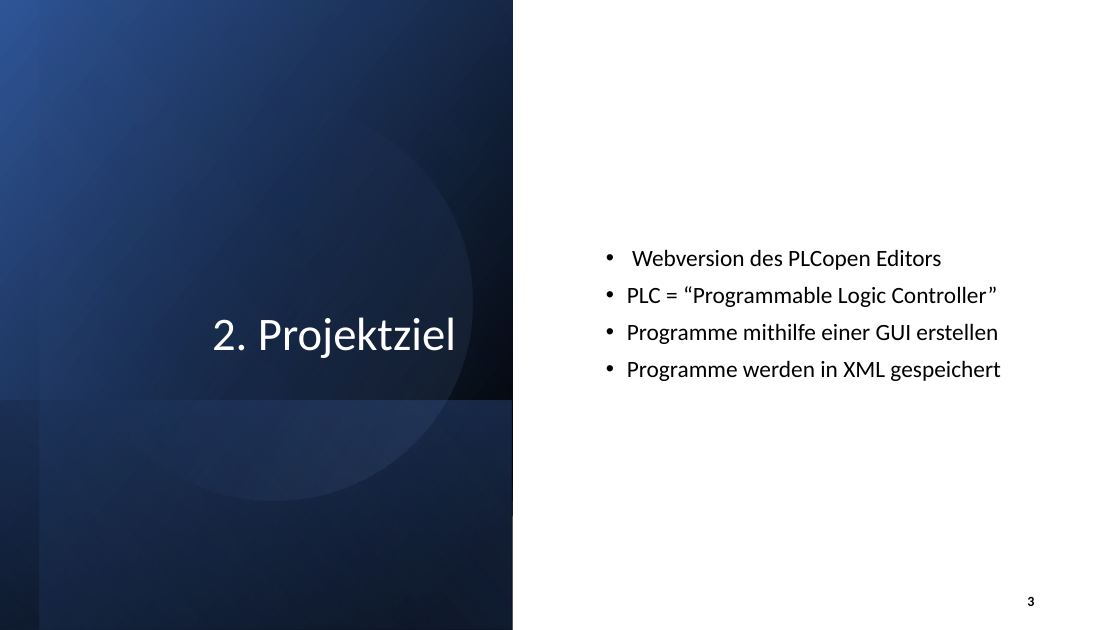
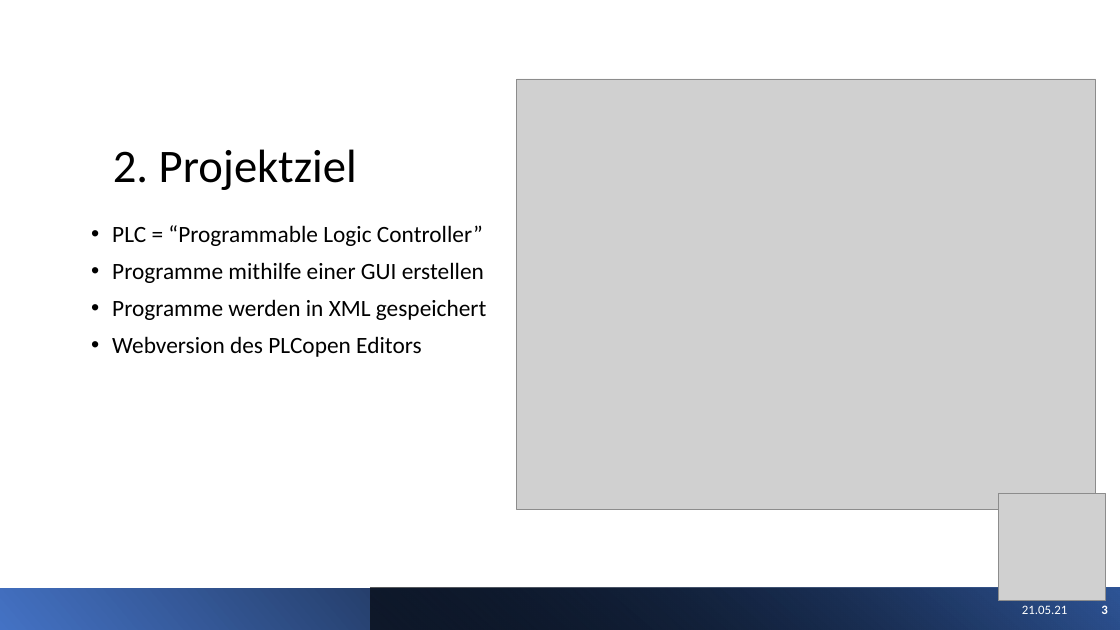
Before and after one commit to elian15122000/TINF19C-PLCOpen-Editor, a slide deck: slide 4 of PROJECT/TINF19C_4.SemesterPräsentation_Team_1_2v0.pptx. Drawn at 1120x630 pixels with LibreOffice and Linux fonts; fonts in the diff are those of the drawing; grey boxes stand for pictures. Boxes give left, top, right and bottom in pixels: in the first picture for what was removed or moved away, otherwise in the second. Text is boxed around its words. In the diff, an @@ line names an element or a change of style, - is before the commit and + after.

```diff
--- a/PROJECT/TINF19C_4.SemesterPräsentation_Team_1_2v0.pptx
+++ b/PROJECT/TINF19C_4.SemesterPräsentation_Team_1_2v0.pptx
@@ rectangle removed at <box>0,0,513,630</box> @@
@@ rectangle removed at <box>40,0,513,630</box> @@
@@ title "2. Projektziel": place and size @@
-title "2. Projektziel" at <box>212,317,456,358</box>
+title "2. Projektziel" at <box>113,149,357,190</box>
@@ title "2. Projektziel" at <box>113,149,357,190</box>: text colour #FFFFFF to #000000; alignment right to left @@
@@ ellipse removed at <box>40,68,508,536</box> @@
@@ picture added at <box>517,79,1096,509</box> @@
@@ text "PLC = “Programmable Logic Controller”": place and size @@
-text "PLC = “Programmable Logic Controller”" at <box>627,249,1001,381</box>
+text "PLC = “Programmable Logic Controller”" at <box>112,225,487,357</box>
@@ text "PLC = “Programmable Logic Controller”" at <box>112,225,487,357</box>: vertical alignment middle to top @@
@@ text at <box>632,249,942,270</box>: paragraph removed @@
-• Webversion des PLCopen Editors
@@ text at <box>112,336,422,357</box>: paragraph added @@
+• Webversion des PLCopen Editors
@@ rectangle removed at <box>0,400,512,630</box> @@
@@ picture added at <box>998,494,1105,601</box> @@
@@ rectangle added at <box>0,588,1120,630</box>, fill gradient #4472C4 to #000000 @@
@@ rectangle added at <box>371,588,1120,630</box>, fill gradient #000000 to #2F5597 @@
@@ page number: place and size @@
-page number at <box>1027,597,1034,606</box>
+page number at <box>1101,605,1107,614</box>
@@ page number at <box>1101,605,1107,614</box>: size 12 to 11 pt, text colour #000000 to #FFFFFF; more space between paragraphs @@
@@ text added at <box>1022,605,1068,614</box>, 11 pt, text #FFFFFF @@
+21.05.21
```
Also in this commit, not shown: 10 other slides changed, 4 slides added.
